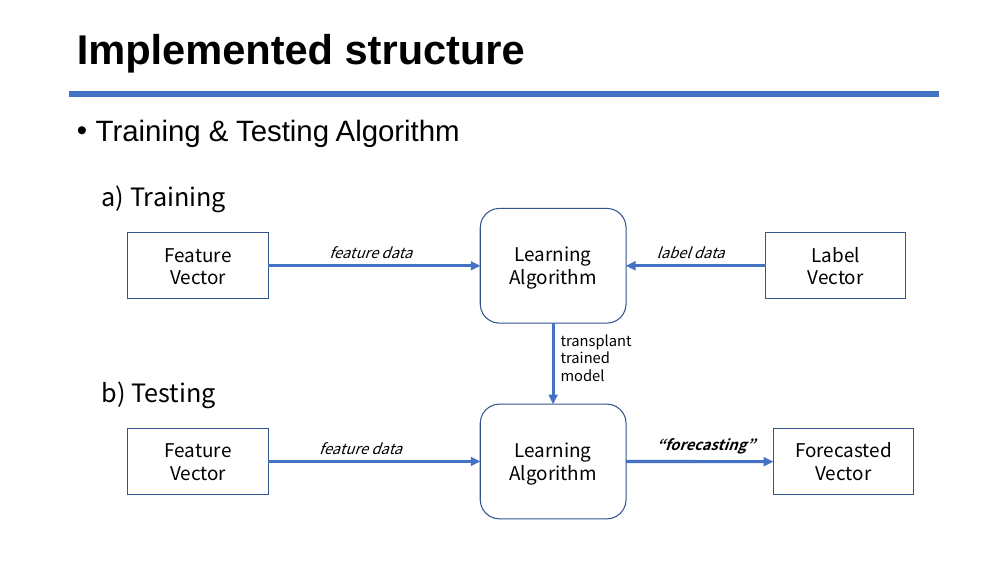
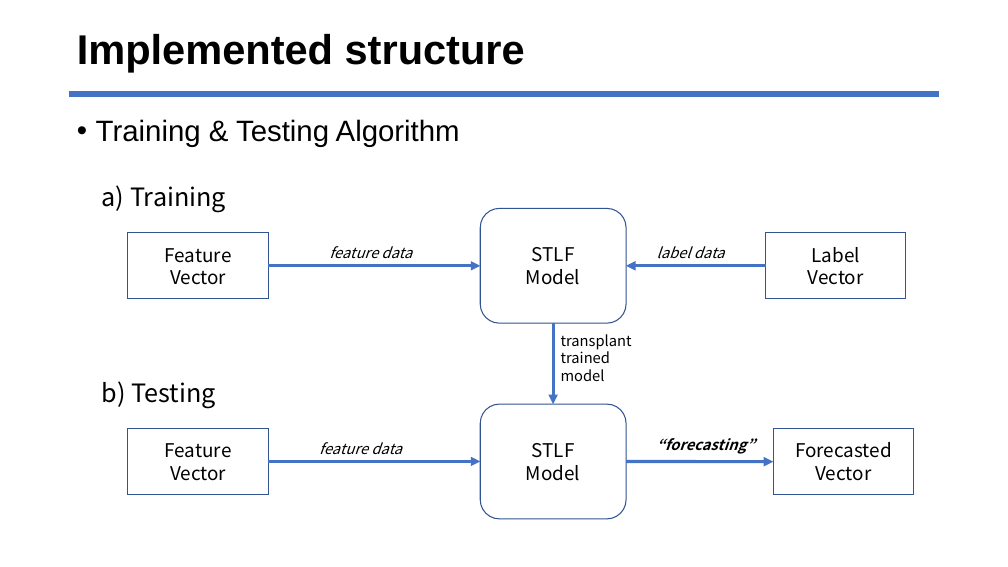
Before and after one commit to jhyun0919/STLF_of_Australian_NEM_by_H-ELM, a slide deck: slide 9 of ppt_slides/prepare_ELM2017_29MAY2017.pptx. Drawn at 1008x567 pixels with LibreOffice and Linux fonts; fonts in the diff are those of the drawing. Boxes give left, top, right and bottom in pixels: in the first picture for what was removed or moved away, otherwise in the second. Text is boxed around its words. In the diff, an @@ line names an element or a change of style, - is before the commit and + after.

```diff
--- a/ppt_slides/prepare_ELM2017_29MAY2017.pptx
+++ b/ppt_slides/prepare_ELM2017_29MAY2017.pptx
@@ text in rounded rectangle at bbox=[526, 247, 580, 285]: text changed @@
-Learning Algorithm
+STLF
+Model
@@ text in rounded rectangle at bbox=[526, 443, 580, 481]: text changed @@
-Learning Algorithm
+STLF
+Model
```
Also in this commit, not shown: 3 other files.
